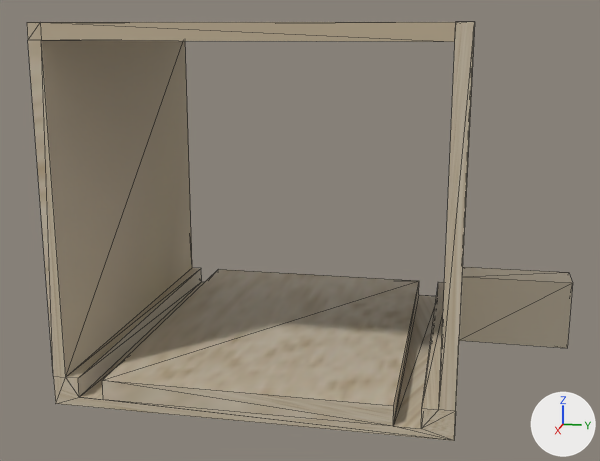
An edit to the glTF model 箱庭/Asset/Models/Terrains/R'lyeh/WallBox/WallBox.gltf, drawn before and after from the same camera.
Rendered twice from a 50 mm lens placed at (18.38, 3.95, 6.93), pointed at (0.36, 0.35, 2.43). Every picture has the same lights, and +X, +Y and +Z are marked at lower right. Mesh edges are drawn as thin lines. Where no turn or scale is listed for an object, it has been applied to the vertices. Vertices at the same position are counted once.
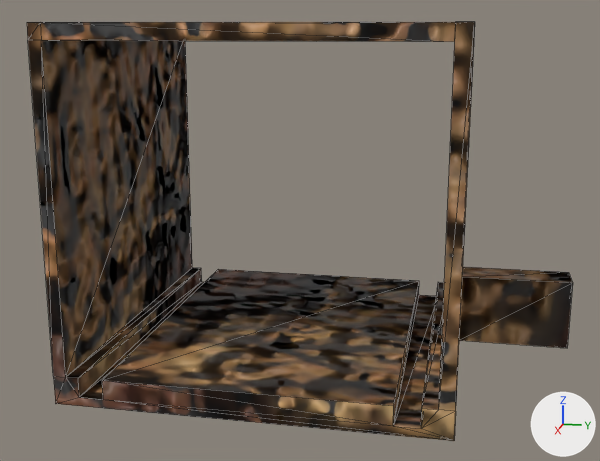
What differs and where, as boxes (x1, y1, x2, y2) in the pictures (600 x 461 px):
'Cube.001', surface changed: (27, 22, 573, 441) in both

Diff of the bpy script that builds the scene:
```diff
--- a/箱庭/Asset/Models/Terrains/R'lyeh/WallBox/WallBox.gltf.py
+++ b/箱庭/Asset/Models/Terrains/R'lyeh/WallBox/WallBox.gltf.py
@@ img_normalstone1 @@
+img_normalstone1 = load_image('normalstone1', 'normalstone1.png', 64, 43, 'Non-Color')
@@ img_stone1 @@
+img_stone1 = load_image('stone1', 'stone1.jpg', 64, 43, 'sRGB')
@@ mat_material_002 @@
 n0 = _N.new('ShaderNodeBsdfPrincipled'); n0.name = 'Principled BSDF'
 n2 = _N.new('ShaderNodeTexImage'); n2.name = 'Image Texture'
-n2.image = img_sunahekil02
+n2.image = img_stone1
+n3 = _N.new('ShaderNodeNormalMap'); n3.name = 'Normal Map'
+n3.uv_map = 'UVMap'
+n4 = _N.new('ShaderNodeTexImage'); n4.name = 'Image Texture.001'
+n4.image = img_normalstone1
 _L.new(n0.outputs[0], n1.inputs[0])  # 'BSDF' to 'Surface'
 _L.new(n2.outputs[0], n0.inputs[0])  # 'Color' to 'Base Color'
+_L.new(n3.outputs[0], n0.inputs[5])  # 'Normal' to 'Normal'
+_L.new(n4.outputs[0], n3.inputs[1])  # 'Color' to 'Color'
@@ me_cube_002 @@
 me_cube_002.from_pydata(...)  # 54 vertices, 114 faces; spans x -4.0..4.0, y -4.0..6.35, z -0.72..6.82
 # used by ob_cube_001; location = (0.0, 0.0, 0.18)
+# me_cube_002 part 1: texture (UV) coordinates of 114 of 114 faces, centred in x -4.0..4.0, y -4.0..6.35, z -0.72..6.82, changed; they spanned u 0.0..0.99, v 0.0..1.0 and now span u 0.02..1.02, v 0.02..1.02
 me_cube_002.materials.append(mat_material_002)
```
